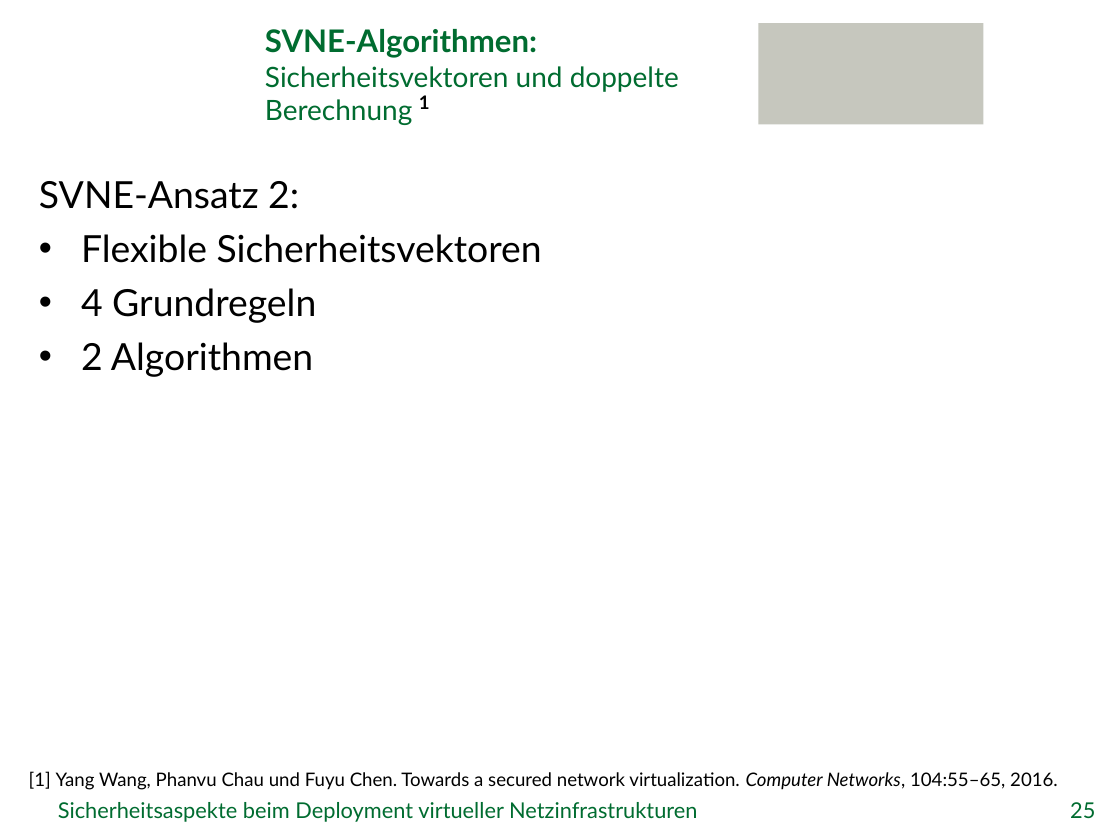
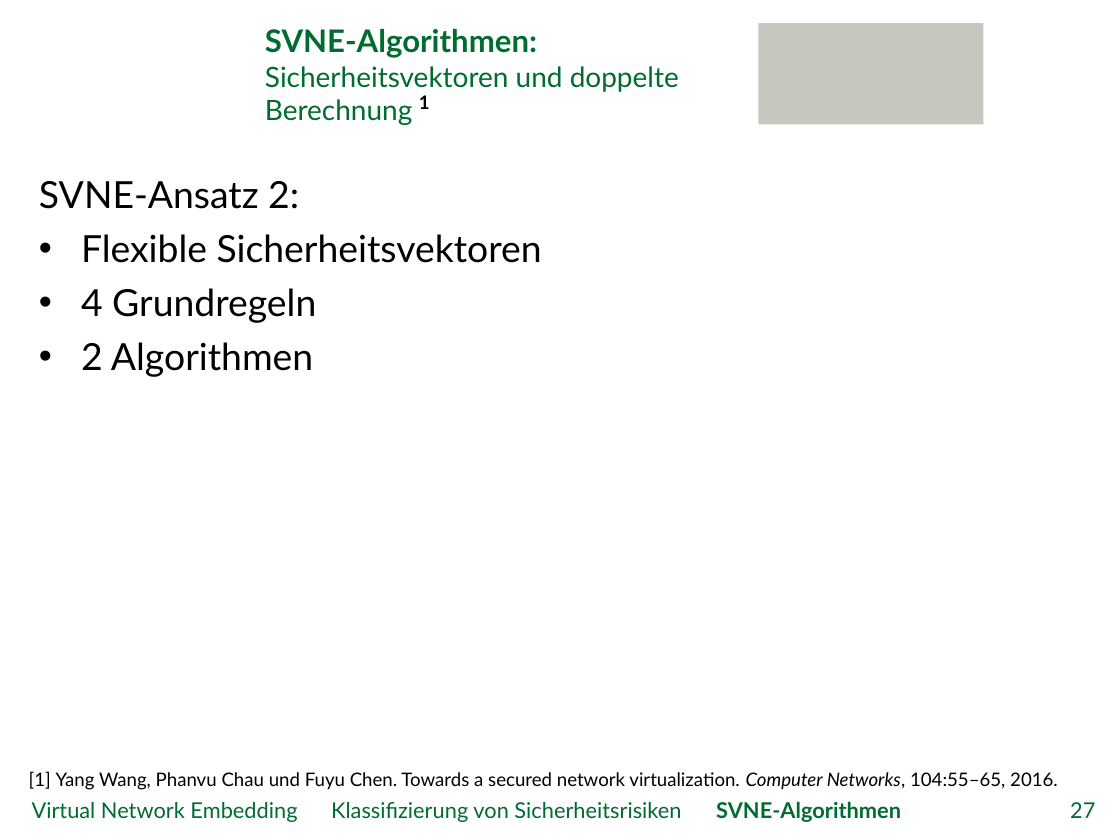
Before and after one commit to GeGroe/timvs, a slide deck: slide 27 of Referat/PowerPoint/TimvS_SVNE.pptx (slide 25 before the commit). Drawn at 1120x840 pixels with LibreOffice and Linux fonts; fonts in the diff are those of the drawing; background and template pictures are left out. Boxes give left, top, right and bottom in pixels: in the first picture for what was removed or moved away, otherwise in the second. Text is boxed around its words. In the diff, an @@ line names an element or a change of style, - is before the commit and + after.

```diff
--- a/Referat/PowerPoint/TimvS_SVNE.pptx
+++ b/Referat/PowerPoint/TimvS_SVNE.pptx
@@ text at (32,801,901,822): text changed @@
-Sicherheitsaspekte beim Deployment virtueller Netzinfrastrukturen
+Virtual Network Embedding Klassifizierung von Sicherheitsrisiken SVNE-Algorithmen
@@ page number at (1070,802,1095,818): text changed @@
-25
+27
```
Also in this commit, not shown: 24 other slides changed, 6 slides added, 2 slides removed, 4 other files.
